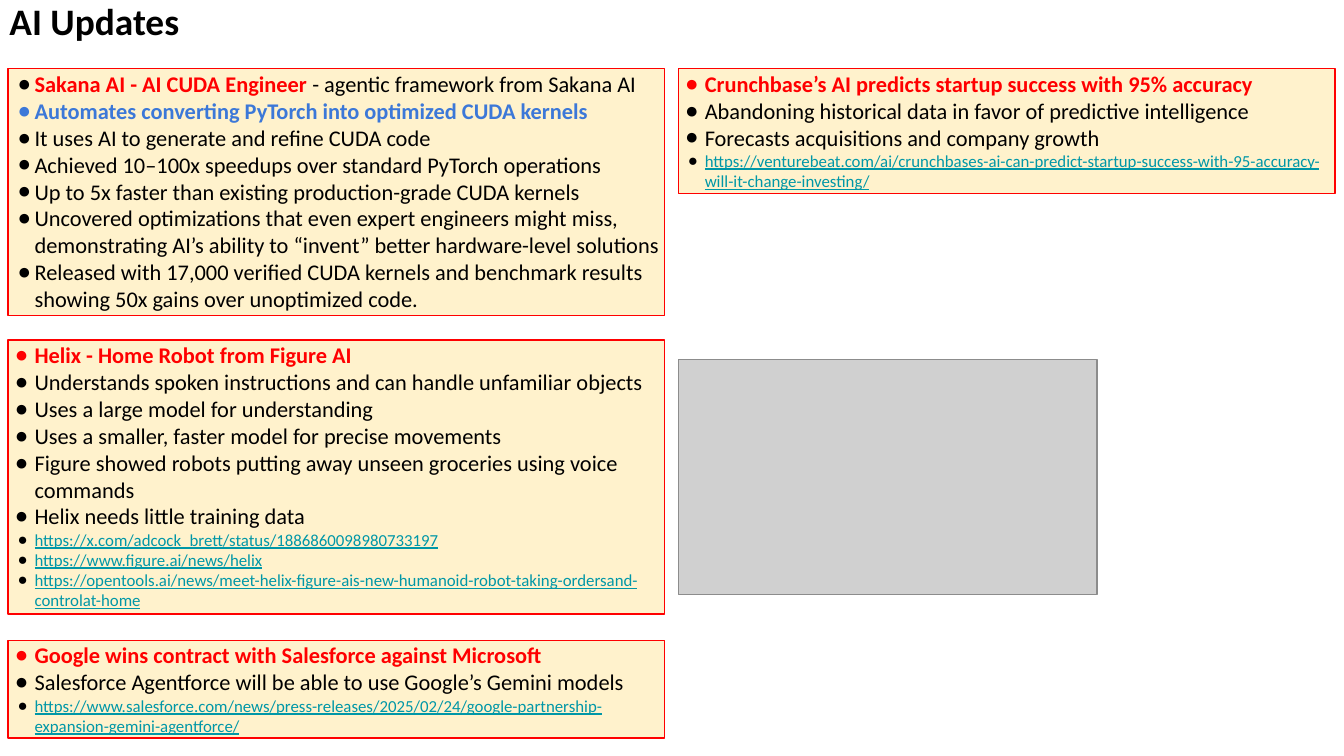
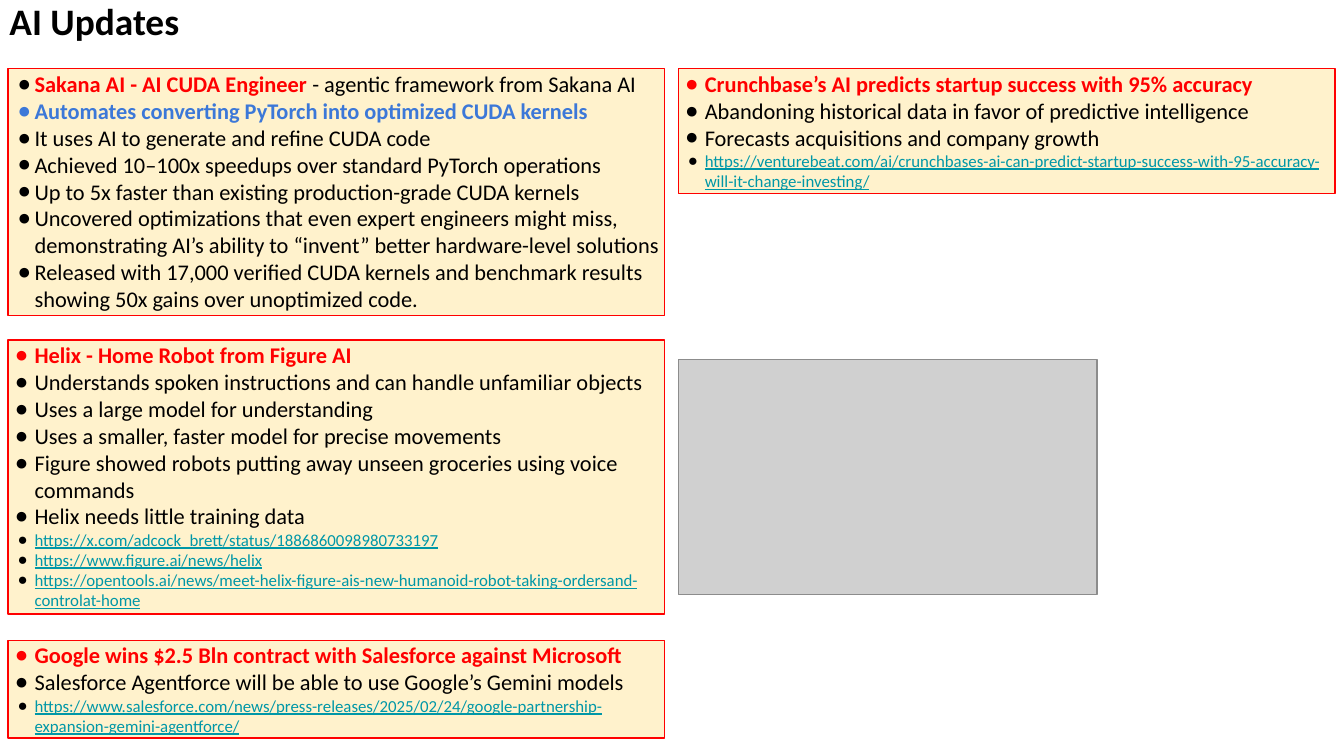
Before and after one commit to lselector/seminar, a slide deck: slide 8 of 2025/2025-02-28-AI-Updates.pptx. Drawn at 1344x756 pixels with LibreOffice and Linux fonts; fonts in the diff are those of the drawing; grey boxes stand for pictures. Boxes give left, top, right and bottom in pixels: in the first picture for what was removed or moved away, otherwise in the second. Text is boxed around its words. In the diff, an @@ line names an element or a change of style, - is before the commit and + after.

```diff
--- a/2025/2025-02-28-AI-Updates.pptx
+++ b/2025/2025-02-28-AI-Updates.pptx
@@ text in rectangle at [35,647,621,667]: text changed @@
-● Google wins contract with Salesforce against Microsoft
+● Google wins $2.5 Bln contract with Salesforce against Microsoft
```
Also in this commit, not shown: 4 other slides changed, 3 slides added, 1 slide removed.
